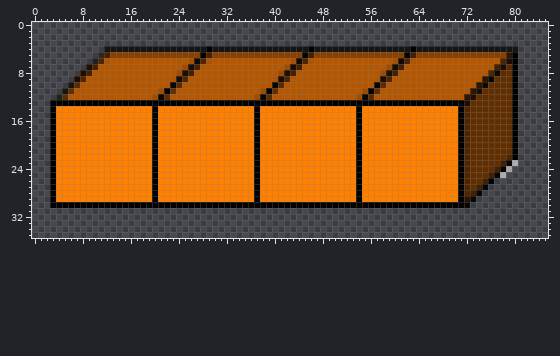
One commit to this sprite sheet: public_html/img/ejercicios/1_bloquesmultibase/icono_barra.png. Above: the version before the commit.
The file is 86x36 pixels. Colours within 5 levels of each other are drawn and written as one.
New version:
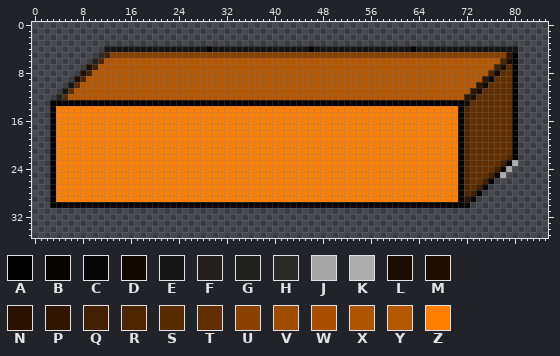
Palette (. is transparent): A #000000  B #080400  C #070707  D #110800  E #151515  F #241f1a  G #212120  H #2b2926  J #a7a6a6  K #adadad  L #1a0c00  M #200f00  N #291300  P #301600  Q #432000  R #4d2500  S #592b00  T #602e00  U #884100  V #9f4c00  W #a85000  X #af5400  Y #b55600  Z #ff7f00
Message: nuevos iconosBotones
Diff:
y 5: x 28..29 BQ -> UU; x 45..46 BQ -> UU; x 62..63 BQ -> UU
y 6: x 26..29 WDRX -> YYYY; x 43..46 WDRX -> YYYY; x 60..63 WDRX -> YYYY
y 7: x 25..27 VLQ -> YYY; x 42..44 VLQ -> YYY; x 59..61 VLQ -> YYY
y 8: x 24..26 VMQ -> YYY; x 41..43 VMQ -> YYY; x 58..60 VMQ -> YYY
y 9: x 23..25 XLR -> YYY; x 40..42 XLR -> YYY; x 57..59 XLR -> YYY
y 10: x 23..24 BS -> YY; x 40..41 BS -> YY; x 57..58 BS -> YY
y 11: x 21..23 VAT -> YYY; x 38..40 VAT -> YYY; x 55..57 VAT -> YYY
y 12: x 20..22 VBS -> YYY; x 37..39 VBS -> YYY; x 54..56 VBS -> YYY
y 14..29: x 20 A -> Z; x 37 A -> Z; x 54 A -> Z
Pixel boxes of the changes (left, top, right, bottom) in both pictures:
changed: (152, 52, 212, 202)
changed: (254, 52, 314, 202)
changed: (356, 52, 416, 202)
